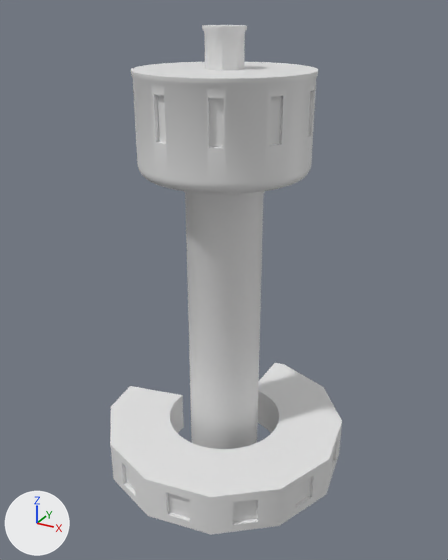
What one commit did to the glTF model models/watertoren-sint-jacobiparochie/watertoren-sint-jacobiparochie.glb.
One viewpoint serves both versions: a 50 mm camera at (23.2, -42.3, 41.8) aimed at (-0.1, 0.1, 20.6). The lights are fixed; the arrows at lower left show +X, +Y and +Z. The first picture is the older version. Vertices at exactly the same position are counted once.

The first picture shows 'building:sokkel-schacht-reservoir-lantaarn-en-ring'.
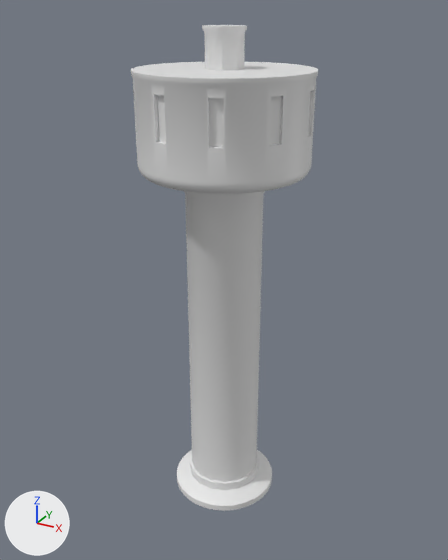
Pixel boxes (x1, y1, x2, y2) of what changed, in the pictures (448 x 560 px):
'building:sokkel-schacht-reservoir-lantaarn-en-ring', reshaped (19% narrower): before (110, 25, 342, 534); after (131, 25, 318, 511)
part 1 of me_building_sokkel_schacht_reservoir_lantaarn_en_ring, cut back: before (110, 363, 342, 534); after (224, 488, 248, 511)

The change in detail:
me_building_sokkel_schacht_reservoir_lantaarn_en_ring is used by ob_building_sokkel_schacht_reservoir_lantaarn_en_ring; location (0.0, 0.0, 0.0).
me_building_sokkel_schacht_reservoir_lantaarn_en_ring had 1825 vertices, 3646 faces and spanned x -10.5..10.8, y -10.8..10.8, z -0.3..40.6.
me_building_sokkel_schacht_reservoir_lantaarn_en_ring now has 1623 vertices, 3242 faces and spans x -6.8..6.8, y -6.8..6.8, z -0.3..40.6.
Part 1, on me_building_sokkel_schacht_reservoir_lantaarn_en_ring:
209 vertices are removed from x -10.5..10.8, y -10.8..10.8, z -0.3..7.0.
434 faces are deleted.
1 vertex moves from x 2.3, y -3.8, z -0.3 to x 2.6, y -3.9, z -0.3.
7 vertices are added at x 2.6..3.6, y -3.9..-2.9, z -0.3..0.2.
30 new faces join them.
